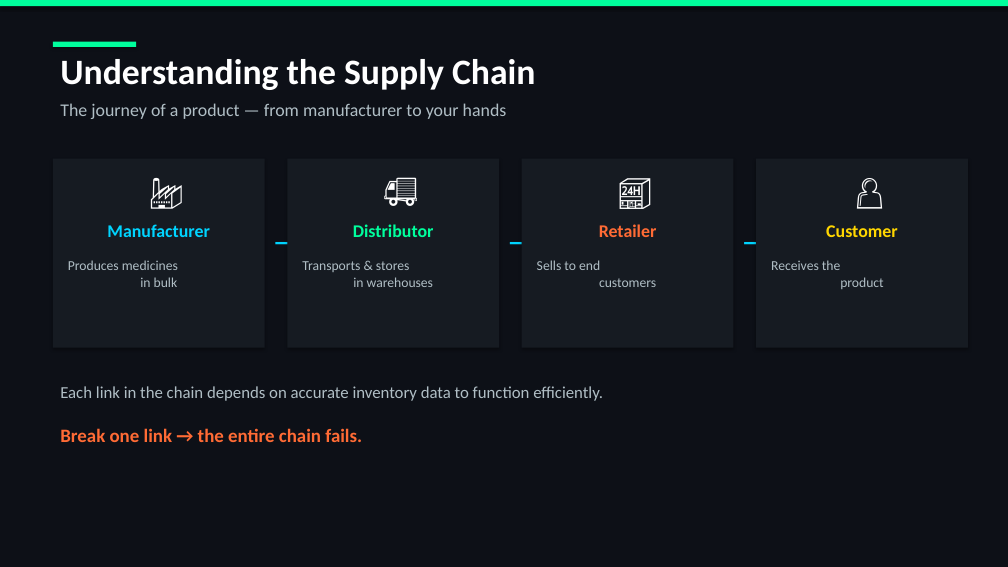
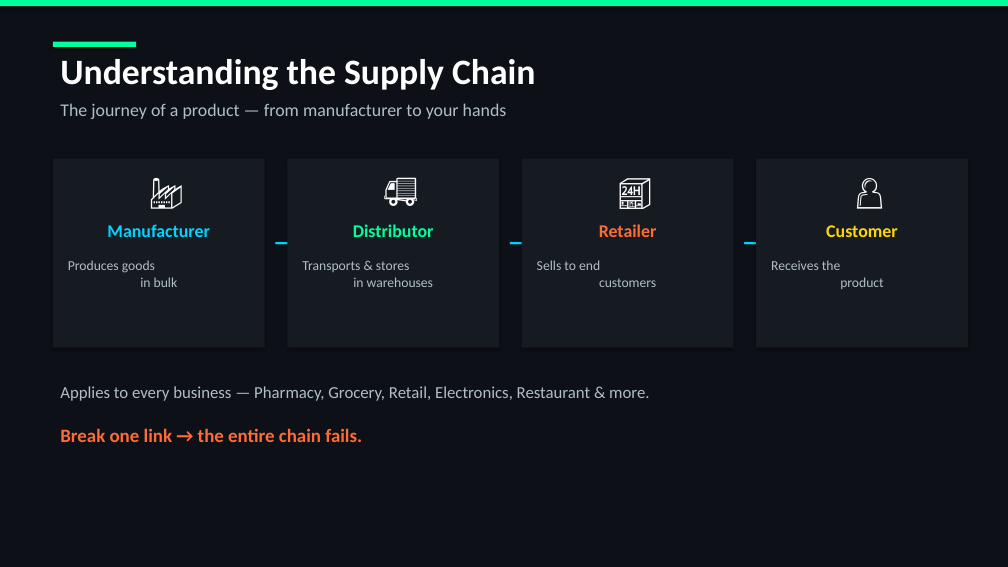
Before and after one commit to ansajkhare-ops/GDSC-INVENVISION, a slide deck: slide 2 of InvenVision_Pitch.pptx. Drawn at 1008x567 pixels with LibreOffice and Linux fonts; fonts in the diff are those of the drawing. Boxes give left, top, right and bottom in pixels: in the first picture for what was removed or moved away, otherwise in the second. Text is boxed around its words. In the diff, an @@ line names an element or a change of style, - is before the commit and + after.

```diff
--- a/InvenVision_Pitch.pptx
+++ b/InvenVision_Pitch.pptx
@@ text at [68,260,178,287]: text changed @@
-Produces medicines
-in bulk
+Produces goods
+in bulk
@@ text at [60,386,649,401]: text changed @@
-Each link in the chain depends on accurate inventory data to function efficiently.
+Applies to every business — Pharmacy, Grocery, Retail, Electronics, Restaurant & more.
```
Also in this commit, not shown: 6 other slides changed, 1 slide removed, 2 other files.
